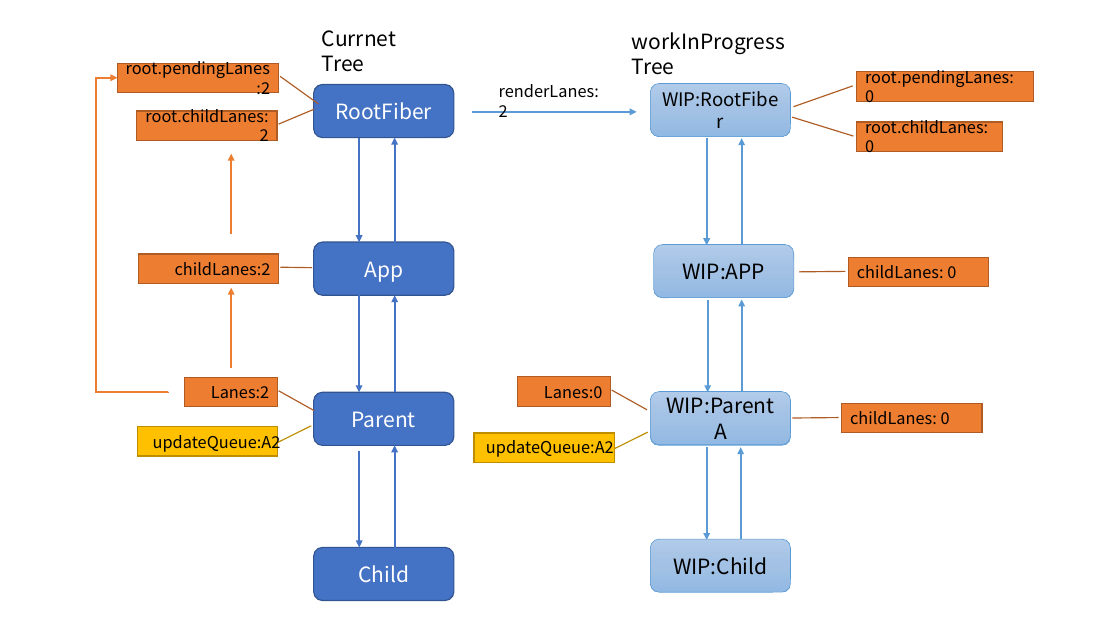
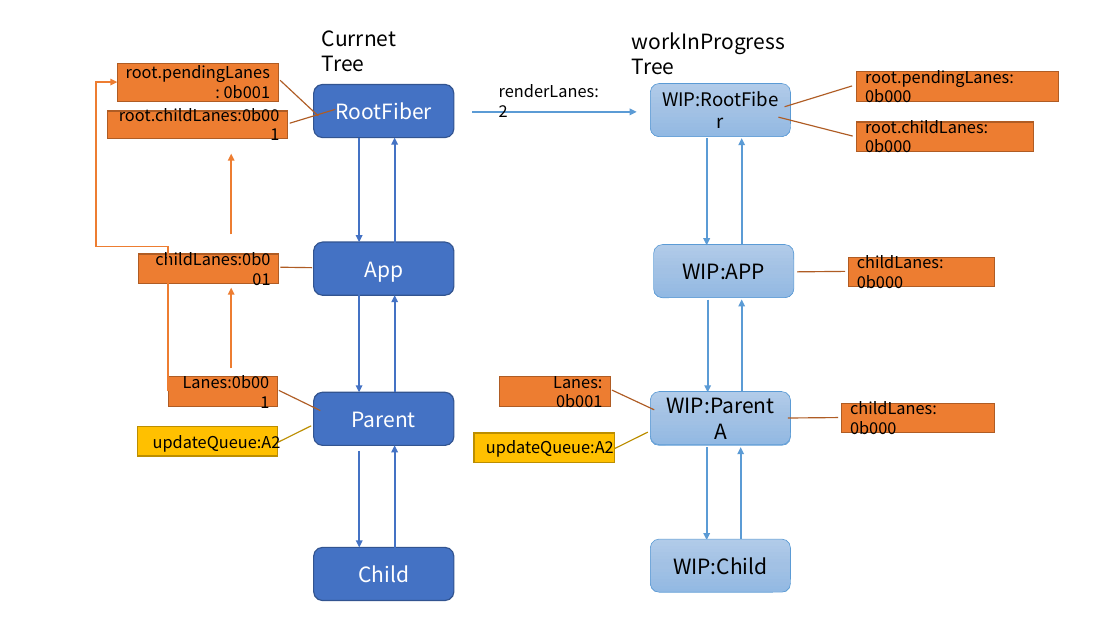
Before and after one commit to neroneroffy/react-source-code-debug, a slide deck: slide 1 of src/components/TasksWithDifferentPriorities/更新流程.pptx. Drawn at 1120x630 pixels with LibreOffice and Linux fonts; fonts in the diff are those of the drawing. Boxes give left, top, right and bottom in pixels: in the first picture for what was removed or moved away, otherwise in the second. Text is boxed around its words. In the diff, an @@ line names an element or a change of style, - is before the commit and + after.

```diff
--- a/src/components/TasksWithDifferentPriorities/更新流程.pptx
+++ b/src/components/TasksWithDifferentPriorities/更新流程.pptx
@@ elbow arrow moved from (168, 392) - (118, 78) to (168, 392) - (118, 82) @@
@@ border callout "root.pendingLanes: 0b001": place and size @@
-border callout "root.pendingLanes: 0b001" at <box>118,63,279,92</box>
+border callout "root.pendingLanes: 0b001" at <box>118,63,279,101</box>
@@ text in border callout at <box>126,62,270,104</box>: text changed @@
-root.pendingLanes:2
+root.pendingLanes: 0b001
@@ border callout "root.pendingLanes: 0b000": place and size @@
-border callout "root.pendingLanes: 0b000" at <box>857,72,1033,102</box>
+border callout "root.pendingLanes: 0b000" at <box>857,72,1059,102</box>
@@ text in border callout at <box>865,66,1014,108</box>: text changed @@
-root.pendingLanes: 0
+root.pendingLanes: 0b000
@@ border callout "root.childLanes:0b001": place and size @@
-border callout "root.childLanes:0b001" at <box>137,111,277,140</box>
+border callout "root.childLanes:0b001" at <box>108,111,287,138</box>
@@ text in border callout at <box>119,104,280,121</box>: text changed @@
-root.childLanes:2
+root.childLanes:0b001
@@ border callout "root.childLanes: 0b000": place and size @@
-border callout "root.childLanes: 0b000" at <box>857,122,1003,151</box>
+border callout "root.childLanes: 0b000" at <box>857,122,1033,151</box>
@@ text in border callout at <box>865,116,988,158</box>: text changed @@
-root.childLanes: 0
+root.childLanes: 0b000
@@ text in border callout at <box>155,248,270,265</box>: text changed @@
-childLanes:2
+childLanes:0b001
@@ border callout "childLanes: 0b000": place and size @@
-border callout "childLanes: 0b000" at <box>849,257,989,287</box>
+border callout "childLanes: 0b000" at <box>849,257,995,287</box>
@@ text in border callout at <box>857,252,944,293</box>: text changed @@
-childLanes: 0
+childLanes: 0b000
@@ border callout "Lanes:0b001": place and size @@
-border callout "Lanes:0b001" at <box>185,378,278,408</box>
+border callout "Lanes:0b001" at <box>168,377,277,408</box>
@@ text in border callout at <box>183,372,270,388</box>: text changed @@
-Lanes:2
+Lanes:0b001
@@ border callout "Lanes: 0b001": place and size @@
-border callout "Lanes: 0b001" at <box>518,377,611,407</box>
+border callout "Lanes: 0b001" at <box>499,377,611,407</box>
@@ text in border callout at <box>553,371,602,413</box>: text changed @@
-Lanes:0
+Lanes: 0b001
@@ border callout "childLanes: 0b000": place and size @@
-border callout "childLanes: 0b000" at <box>842,403,982,433</box>
+border callout "childLanes: 0b000" at <box>842,403,995,433</box>
@@ text in border callout at <box>850,398,937,440</box>: text changed @@
-childLanes: 0
+childLanes: 0b000
```
Also in this commit, not shown: 7 other files.
